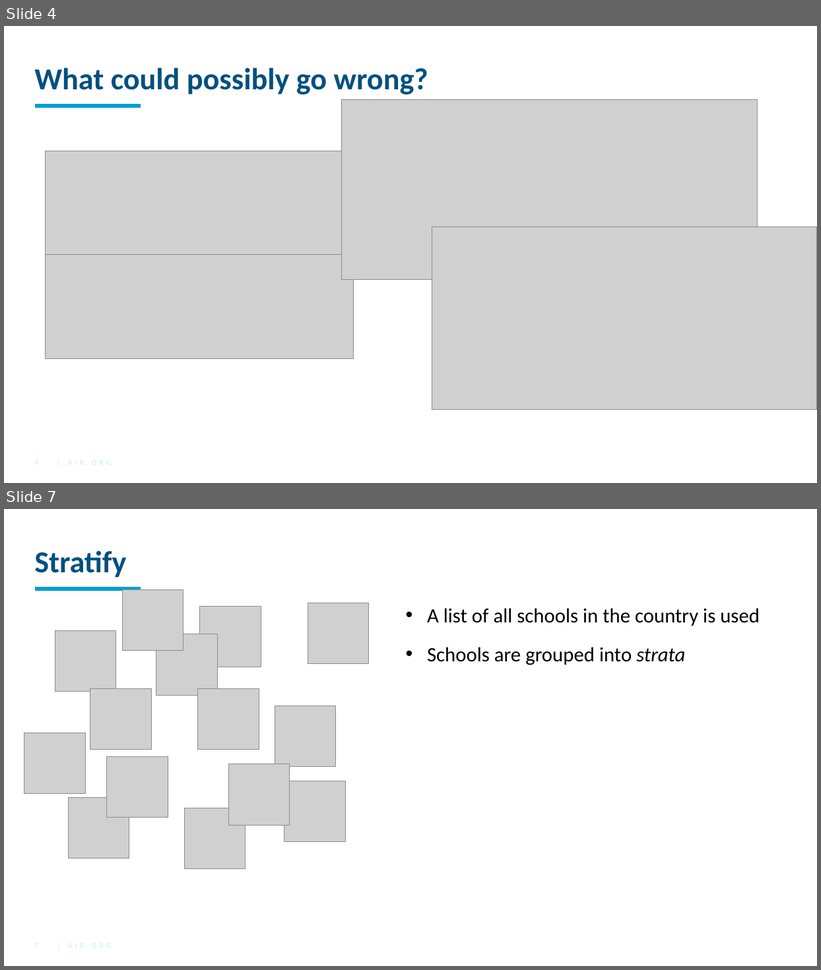
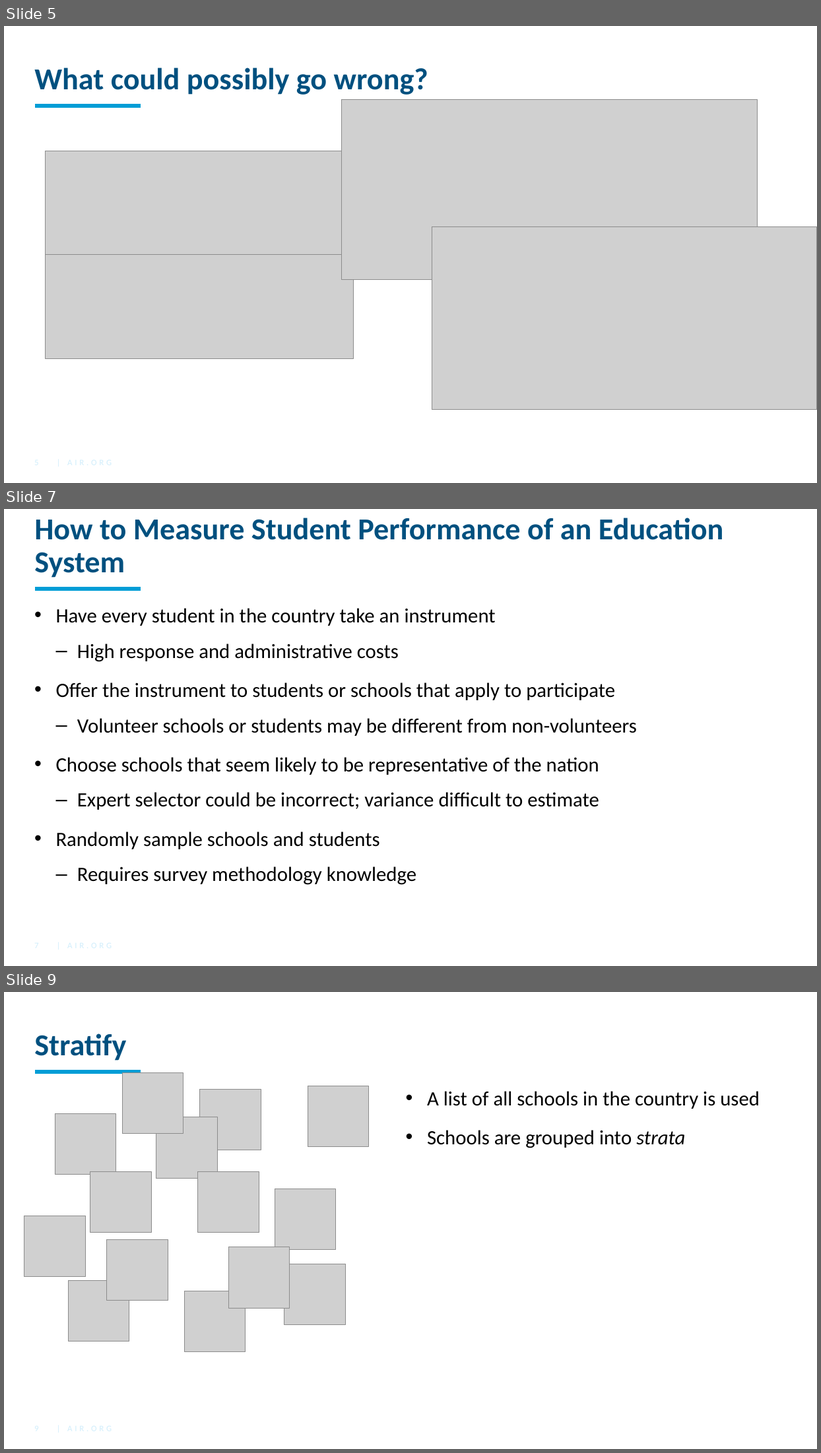
Before and after one commit to American-Institutes-for-Research/2021-Oct-EdSurvey-Training-Series, a slide deck: Day1/Day1_02_Sampling.pptx. Shown one above the other, each under a label of ours: slides 4 and 7 before the commit, slides 5, 7 and 9 after it; the slides between them are not shown. The pictures are 821x970 and 821x1453 pixels, drawn with LibreOffice and Linux fonts; fonts in the diff are those of the drawing; grey boxes stand for pictures; background and template pictures are left out. Boxes give left, top, right and bottom in pixels: in the first picture for what was removed or moved away, otherwise in the second. Text is boxed around its words. In the diff, an @@ line names an element or a change of style, - is before the commit and + after.

```diff
--- a/Day1/Day1_02_Sampling.pptx
+++ b/Day1/Day1_02_Sampling.pptx
@@ slide 7 added at (4,509,817,966), background #FFFFFF; not listed: 2 template elements that a slide beside it also shows @@
@@ title added at (34,518,723,578), 36 pt, text #00507F, bold @@
+How to Measure Student Performance of an Education System
@@ text added at (56,608,637,885), 24 pt, text #000000 @@
+• Have every student in the country take an instrument
+  – High response and administrative costs
+• Offer the instrument to students or schools that apply to participate
+  – Volunteer schools or students may be different from non-volunteers
+• Choose schools that seem likely to be representative of the nation
+  – Expert selector could be incorrect; variance difficult to estimate
+• Randomly sample schools and students
+  – Requires survey methodology knowledge
@@ page number added at (34,933,217,958), 10 pt, text #D1EEFC @@
+7
@@ what was slide 4 is now slide 5 @@
@@ page number at (34,450,217,475): text changed @@
-4
+5
@@ what was slide 7 is now slide 9 @@
```
Also in this commit, not shown: 15 slides changed, 5 other slides added, 5 slides removed.
